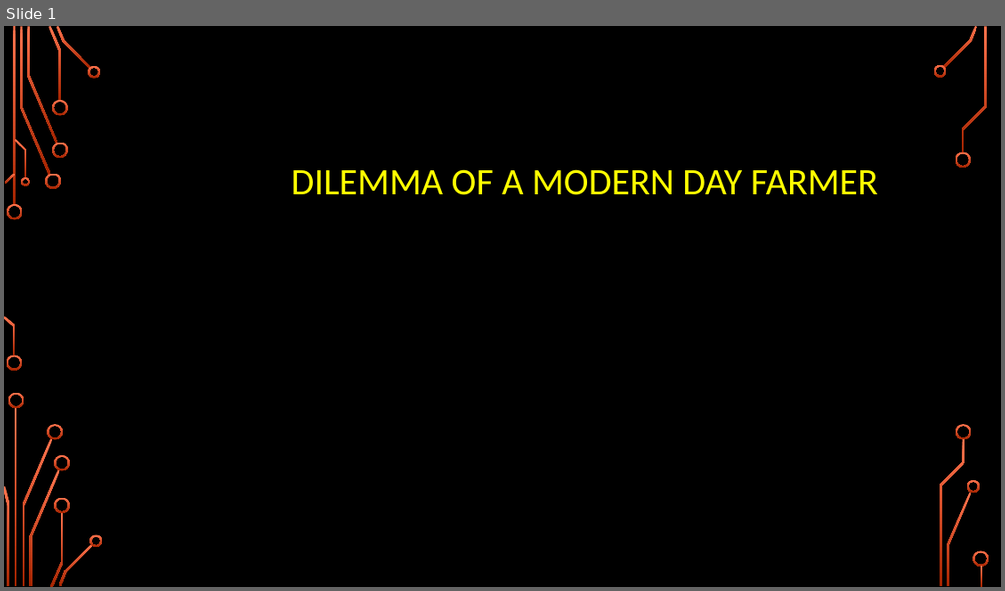
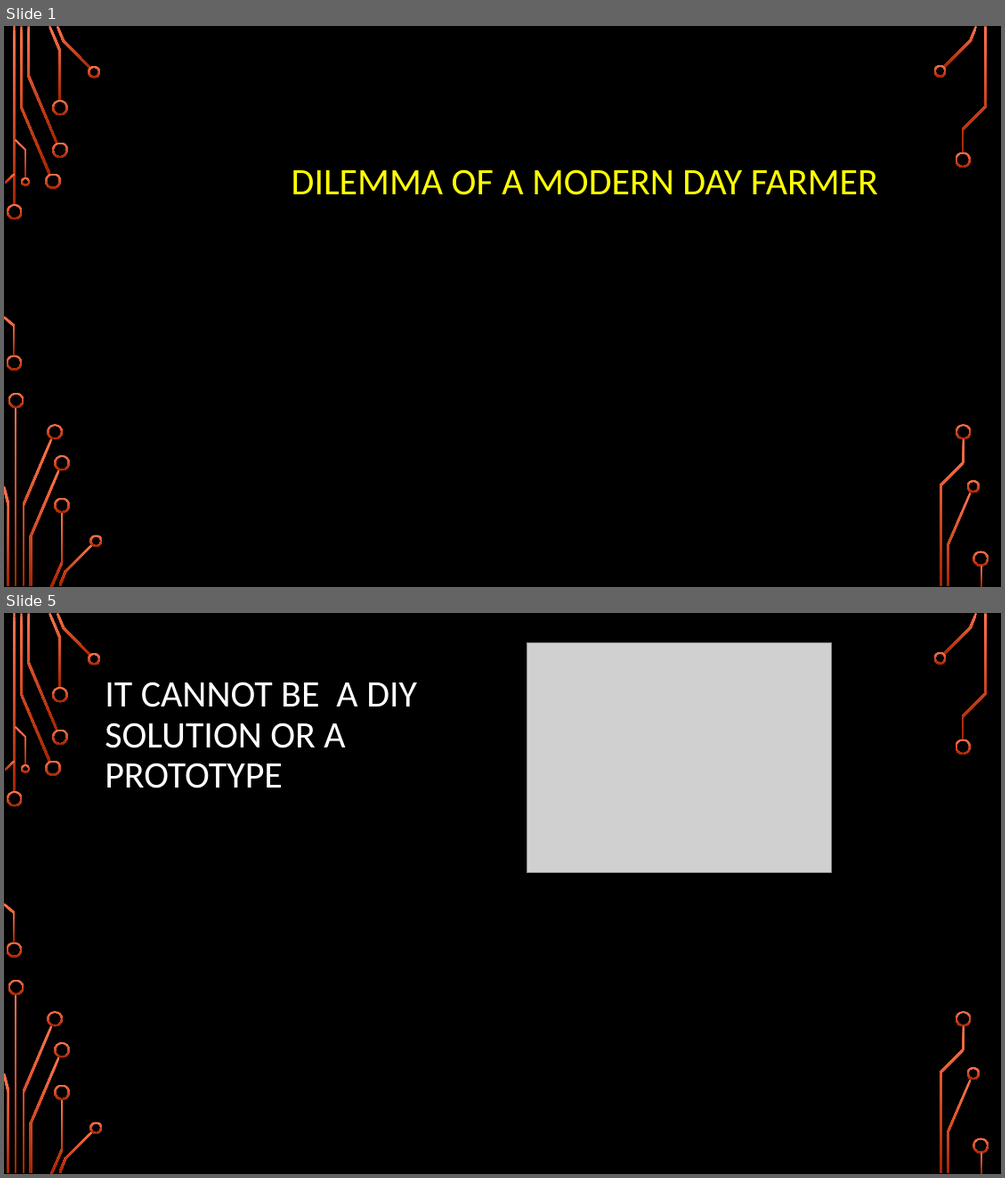
Before and after one commit to girishsukukumar/IoTWorkshop, a slide deck: Module-4.pptx. Shown one above the other, each under a label of ours: slide 1 before the commit, slides 1 and 5 after it; the slides between them are not shown. The pictures are 1005x591 and 1005x1178 pixels, drawn with LibreOffice and Linux fonts; fonts in the diff are those of the drawing; grey boxes stand for pictures; background and template pictures are left out. Boxes give left, top, right and bottom in pixels: in the first picture for what was removed or moved away, otherwise in the second. Text is boxed around its words. In the diff, an @@ line names an element or a change of style, - is before the commit and + after.

```diff
--- a/Module-4.pptx
+++ b/Module-4.pptx
@@ slide 5 added at (x1=4, y1=613, x2=1001, y2=1174), background picture (left out); not listed: 36 template elements that a slide beside it also shows @@
@@ picture added at (x1=526, y1=643, x2=831, y2=872) @@
@@ title added at (x1=105, y1=682, x2=417, y2=788), 36 pt, text #FFFFFF @@
+IT CANNOT BE A DIY SOLUTION OR A PROTOTYPE
```
Also in this commit, not shown: 7 other slides added, 2 slides removed.
